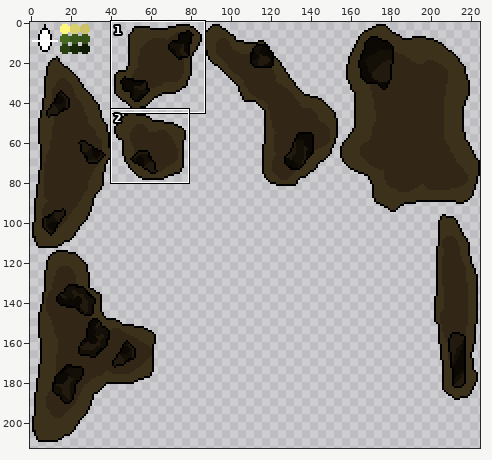
A sprite sheet gets an edit: Assets/Art/IslandsLevel4SpriteSheet.png. Above, an overview of the earlier version with the close-up marked.
Close-up. First the earlier version:
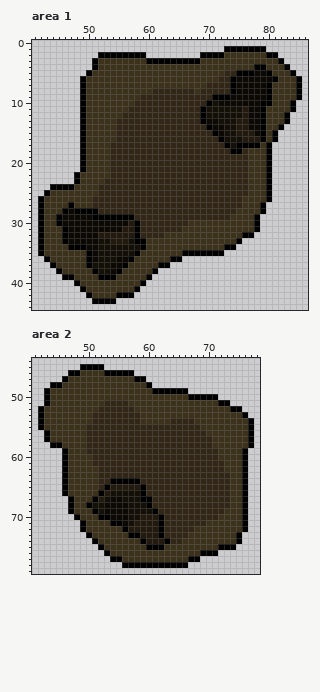
The file is 225x213 pixels. Colours within 5 levels of each other are drawn and written as one. Shown: area 1: x 41..86, y 0..44; area 2: x 41..78, y 44..79. The commit also changed other parts of the picture, which this record leaves out.
Now the later version:
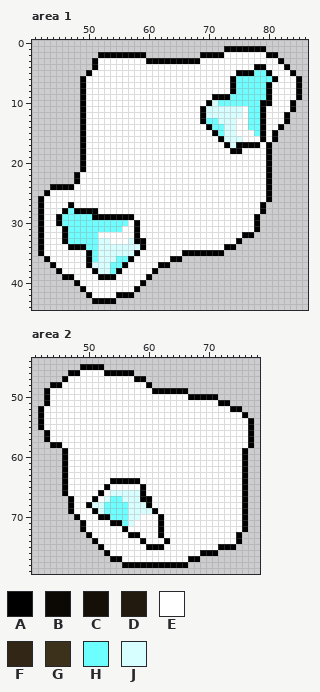
Palette (. is transparent): A #000000  B #0c0904  C #140f07  D #221a0e  E #ffffff  F #322717  G #3c321c  H #6dffff  J #d8ffff
Changes in this commit:
Changed rows in their new state; - is an unchanged pixel.
Area 1:
first column x 43:
 2 ------------------------------EEEEEEE-----
 3 ---------EEEEEEEE---------EEEEEEEEEEEEE---
 4 ---------EEEEEEEEEEEEEEEEEEEEEEEEEE--EEE--
 5 --------EEEEEEEEEEEEEEEEEEEEEEEE---HH-EEE-
 6 -------EEEEEEEEEEEEEEEEEEEEEEEE-HHHHHH-EEE
 7 -------EEEEEEEEEEEEEEEEEEEEEEEE-HHHHH-EEEE
 8 -------EEEEEEEEEEEEEEEEEEEEEEEE-HHHHH-EEEE
 9 -------EEEEEEEEEEEEEEEEEEEEE---HHHHHH-EEEE
10 -------EEEEEEEEEEEEEEEEEEEE-JHHHHHHH--EEE-
11 -------EEEEEEEEEEEEEEEEEEE-JJJJJJEHH-EEEE-
12 -------EEEEEEEEEEEEEEEEEEE-JJJJJJEHH-EEE--
13 -------EEEEEEEEEEEEEEEEEEE-HHJJJEEHH-EEE--
14 -------EEEEEEEEEEEEEEEEEEEE-HHJJEEHH-EE---
15 -------EEEEEEEEEEEEEEEEEEEEE-HJJEEEH-E----
16 -------EEEEEEEEEEEEEEEEEEEEEE-JJJEEE-E----
17 -------EEEEEEEEEEEEEEEEEEEEEEE-J----E-----
18 -------EEEEEEEEEEEEEEEEEEEEEEEE--EEEE-----
19 -------EEEEEEEEEEEEEEEEEEEEEEEEEEEEEE-----
20 -------EEEEEEEEEEEEEEEEEEEEEEEEEEEEEE-----
21 -------EEEEEEEEEEEEEEEEEEEEEEEEEEEEEE-----
22 ------EEEEEEEEEEEEEEEEEEEEEEEEEEEEEEE-----
23 ------EEEEEEEEEEEEEEEEEEEEEEEEEEEEEEE-----
24 -----EEEEEEEEEEEEEEEEEEEEEEEEEEEEEEEE-----
25 -EEEEEEEEEEEEEEEEEEEEEEEEEEEEEEEEEEEE-----
26 EEEEEEEEEEEEEEEEEEEEEEEEEEEEEEEEEEEEE-----
27 EEEE-EEEEEEEEEEEEEEEEEEEEEEEEEEEEEEE------
28 EEE-H----EEEEEEEEEEEEEEEEEEEEEEEEEEE------
29 EE-HHHHH-------EEEEEEEEEEEEEEEEEEEE-------
30 EE-HHHHHHHHHHHE-EEEEEEEEEEEEEEEEEEE-------
31 EEE-HHHHHHHHHEE-EEEEEEEEEEEEEEEEEEE-------
32 EEE-HHHHHEEEEEE-EEEEEEEEEEEEEEEEE---------
33 EEE-HHHHHJJEEEJ--EEEEEEEEEEEEEEE----------
34 EEEE---HHJJJJJJJ-EEEEEEEEEEEEE------------
35 EEEEEEE-HJJJJJJ-EEEEEEE-------------------
36 -EEEEEE-HJJJHH-EEEEEE---------------------
37 --EEEEE-JJJHH-EEEEE-----------------------
38 ---EEEEE-JJH-EEEEE------------------------
39 -----EEEE---EEEEE-------------------------
40 ------EEEEEEEEEE--------------------------
41 -------EEEEEEEE---------------------------
42 --------EEEE------------------------------
Area 2:
first column x 43:
46 ------EEEE------------------------
47 ----EEEEEEEEEEE-------------------
48 ---EEEEEEEEEEEEEE-----------------
49 -EEEEEEEEEEEEEEEEE----------------
50 -EEEEEEEEEEEEEEEEEEEEEEE----------
51 -EEEEEEEEEEEEEEEEEEEEEEEEEEEE-----
52 EEEEEEEEEEEEEEEEEEEEEEEEEEEEEEE---
53 EEEEEEEEEEEEEEEEEEEEEEEEEEEEEEEEE-
54 EEEEEEEEEEEEEEEEEEEEEEEEEEEEEEEEEE
55 EEEEEEEEEEEEEEEEEEEEEEEEEEEEEEEEEE
56 -EEEEEEEEEEEEEEEEEEEEEEEEEEEEEEEEE
57 -EEEEEEEEEEEEEEEEEEEEEEEEEEEEEEEEE
58 ---EEEEEEEEEEEEEEEEEEEEEEEEEEEEEEE
59 ----EEEEEEEEEEEEEEEEEEEEEEEEEEEEE-
60 ----EEEEEEEEEEEEEEEEEEEEEEEEEEEEE-
61 ----EEEEEEEEEEEEEEEEEEEEEEEEEEEEE-
62 ----EEEEEEEEEEEEEEEEEEEEEEEEEEEEE-
63 ----EEEEEEEEEEEEEEEEEEEEEEEEEEEEE-
64 ----EEEEEEE-----EEEEEEEEEEEEEEEEE-
65 ----EEEEEE-EEEEE-EEEEEEEEEEEEEEEE-
66 ----EEEEE-EJJJJJ-EEEEEEEEEEEEEEEE-
67 -----EEE-EJHHJJJ--EEEEEEEEEEEEEEE-
68 -----EE-JJHHHHJJJ-EEEEEEEEEEEEEEE-
69 -----EEE-JHHHHJJJJ-EEEEEEEEEEEEEE-
70 ------EEE--HHHJJEEE-EEEEEEEEEEEEE-
71 -------EEEE--HJEEEE-EEEEEEEEEEEEE-
72 -------EEEEEE-EEEEE-EEEEEEEEEEEEE-
73 --------EEEEEE--EEE-EEEEEEEEEEEE--
74 ---------EEEEEEE-EEE-EEEEEEEEEEE--
75 ----------EEEEEEE---EEEEEEEEE-----
76 -----------EEEEEEEEEEEEEEE--------
77 -------------EEEEEEEEEEE----------
Where, in picture pixels (left, top, right, bottom), the same in both close-ups:
changed: (44, 52, 296, 298)
changed: (44, 370, 248, 562)
